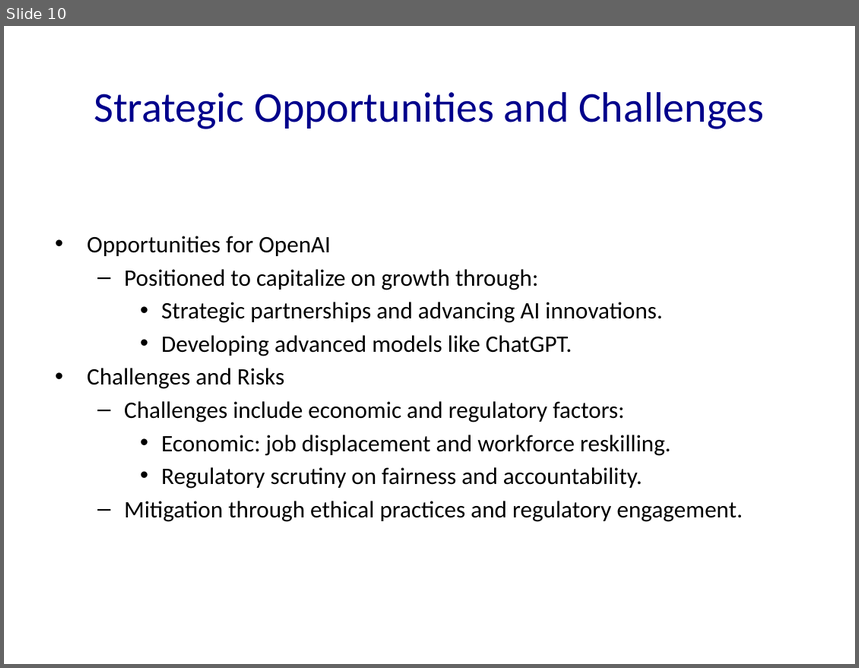
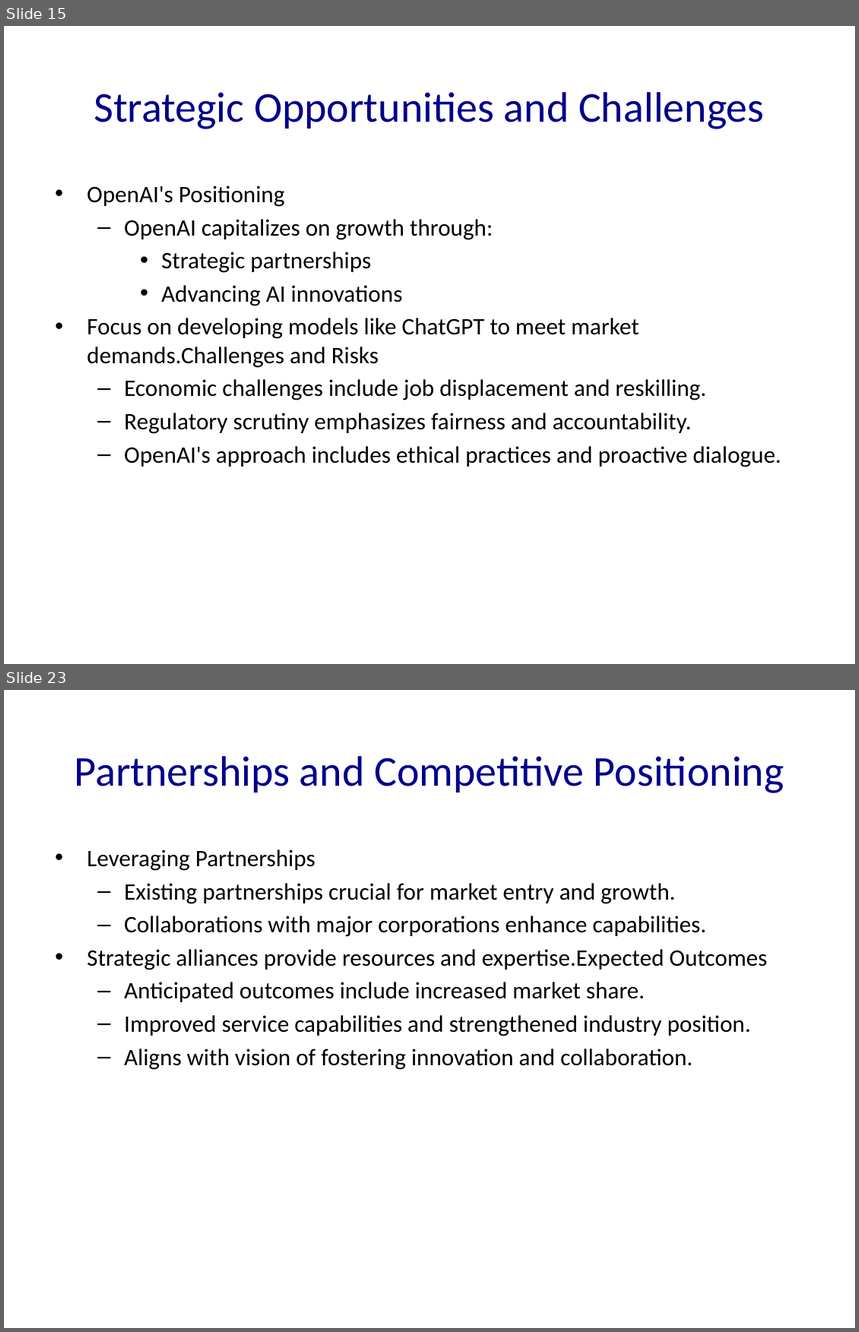
Before and after one commit to Frank-Gu-81/slides_autogeneration, a slide deck: OpenAI.pptx. Shown one above the other, each under a label of ours: slide 10 before the commit, slides 15 and 23 after it; the slides between them are not shown. The pictures are 859x668 and 859x1332 pixels, drawn with LibreOffice and Linux fonts; fonts in the diff are those of the drawing. Boxes give left, top, right and bottom in pixels: in the first picture for what was removed or moved away, otherwise in the second. Text is boxed around its words. In the diff, an @@ line names an element or a change of style, - is before the commit and + after.

```diff
--- a/OpenAI.pptx
+++ b/OpenAI.pptx
@@ slide 23 added at [4,690,855,1328], background #FFFFFF @@
@@ title added at [75,756,785,793], 36 pt, text #00008B @@
+Partnerships and Competitive Positioning
@@ text added at [87,850,768,1070], 20 pt, text #000000 @@
+• Leveraging Partnerships
+  – Existing partnerships crucial for market entry and growth.
+  – Collaborations with major corporations enhance capabilities.
+• Strategic alliances provide resources and expertise.Expected Outcomes
+  – Anticipated outcomes include increased market share.
+  – Improved service capabilities and strengthened industry position.
+  – Aligns with vision of fostering innovation and collaboration.
@@ what was slide 10 is now slide 15 @@
@@ slide 15 changed as well @@
@@ text at [87,186,781,468]: text changed @@
-• Opportunities for OpenAI
-  – Positioned to capitalize on growth through:
-    • Strategic partnerships and advancing AI innovations.
-    • Developing advanced models like ChatGPT.
-• Challenges and Risks
-  – Challenges include economic and regulatory factors:
-    • Economic: job displacement and workforce reskilling.
-    • Regulatory scrutiny on fairness and accountability.
-  – Mitigation through ethical practices and regulatory engagement.
+• OpenAI's Positioning
+  – OpenAI capitalizes on growth through:
+    • Strategic partnerships
+    • Advancing AI innovations
+• Focus on developing models like ChatGPT to meet market demands.Challenges and Risks
+  – Economic challenges include job displacement and reskilling.
+  – Regulatory scrutiny emphasizes fairness and accountability.
+  – OpenAI's approach includes ethical practices and proactive dialogue.
```
Also in this commit, not shown: 7 other slides changed, 21 other slides added, 3 slides removed, 11 other files.
